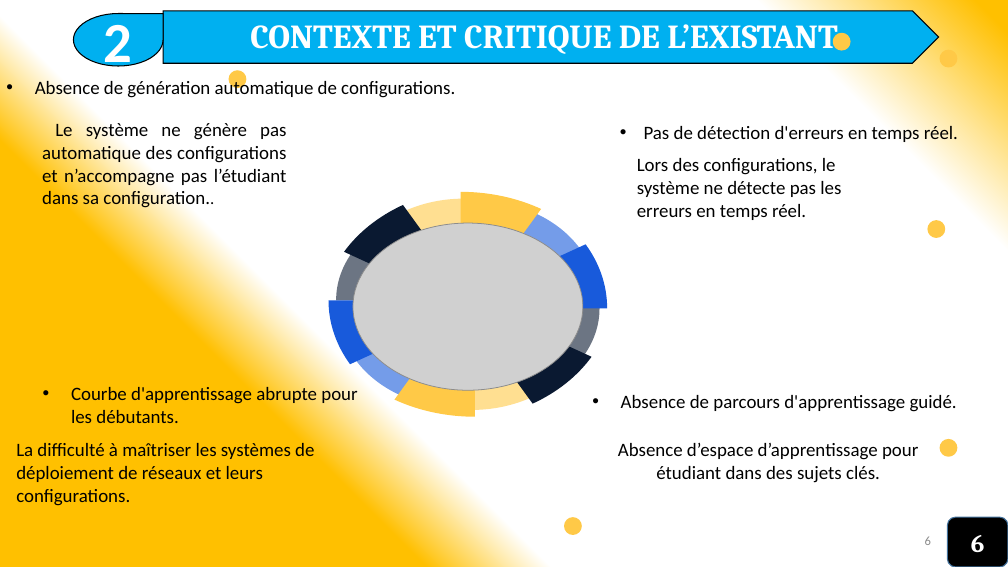
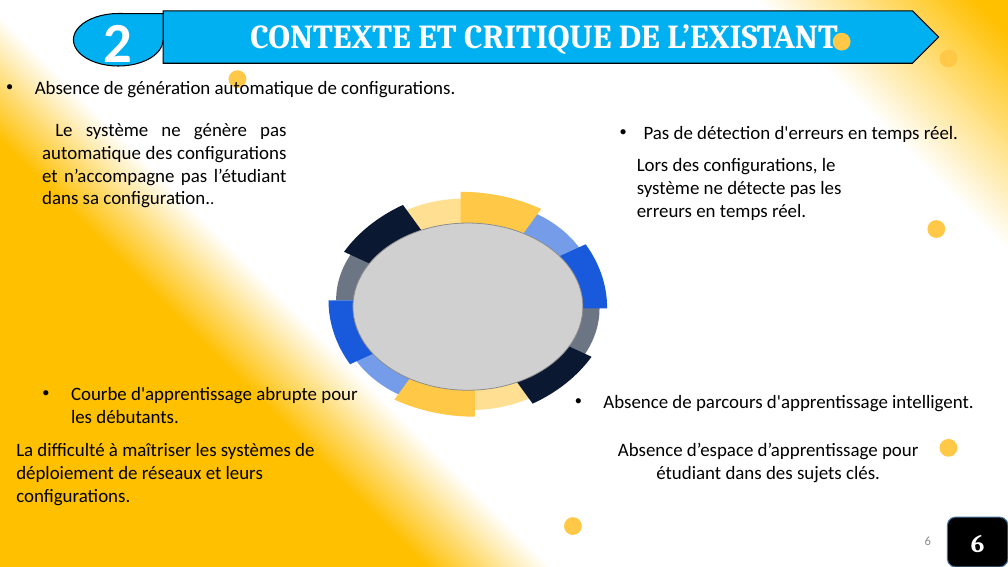
Before and after one commit to miguelnkono/documents, a slide deck: slide 6 of NetBotPW.pptx. Drawn at 1008x567 pixels with LibreOffice and Linux fonts; fonts in the diff are those of the drawing; grey boxes stand for pictures. Boxes give left, top, right and bottom in pixels: in the first picture for what was removed or moved away, otherwise in the second. Text is boxed around its words. In the diff, an @@ line names an element or a change of style, - is before the commit and + after.

```diff
--- a/NetBotPW.pptx
+++ b/NetBotPW.pptx
@@ text at [603,395,974,412]: text changed @@
-• Absence de parcours d'apprentissage guidé.
+• Absence de parcours d'apprentissage intelligent.
```
Also in this commit, not shown: 4 other slides changed, 1 slide added, 3 other files.
